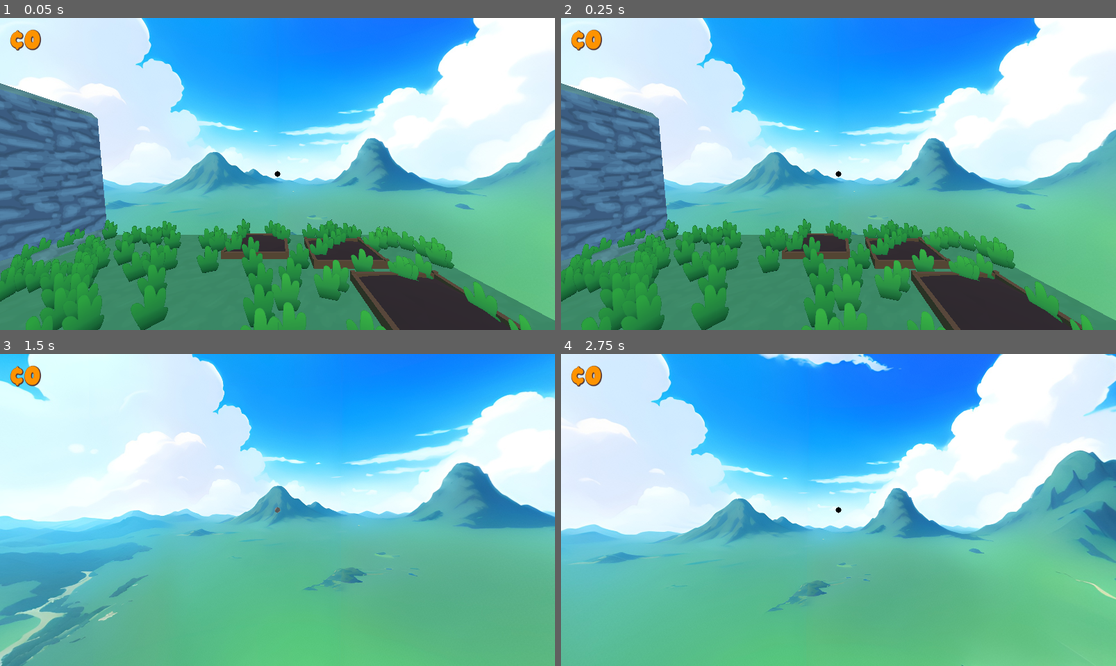
Above: before the commit, frames 1-4 (two rows, left to right).
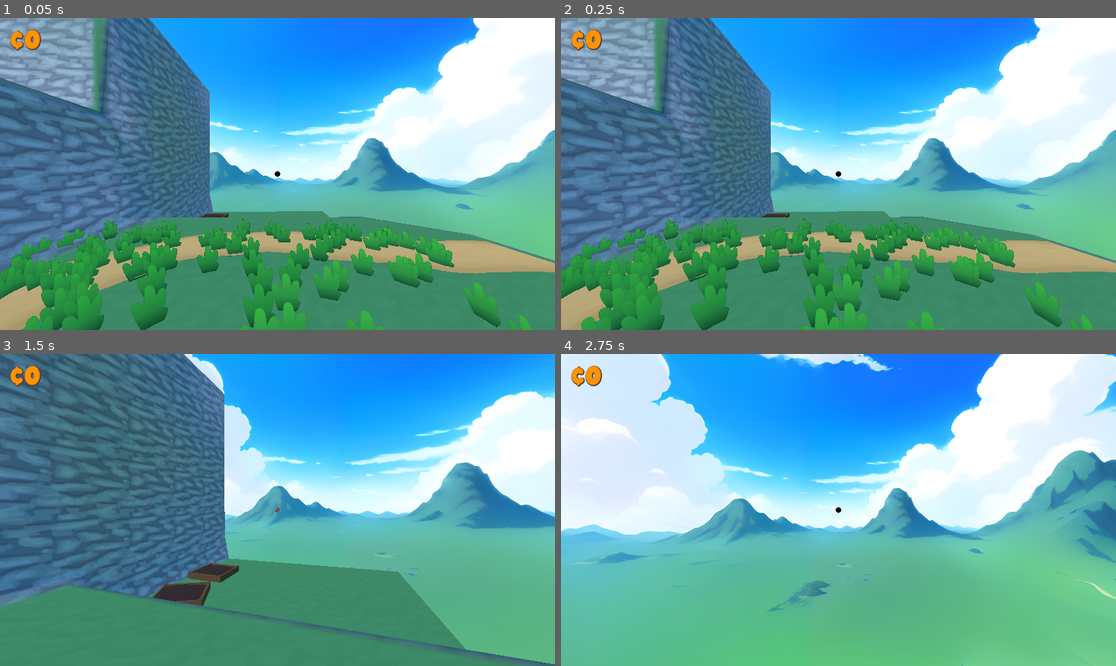
Above: after the commit, the same moments.

Repository: dairycultist/New-Hand-in-Mootown
Game: Godot game, scene res://world/world.tscn
Two runs of this game, one before a commit and one after it. Both use one fixed random seed, a clock stepped at 60 frames per second and the inputs below.
Inputs (mouse positions are in pixels of both pictures, inside the frame that each line leads up to):
- Up to frame 1 (0.05 s): no input
- Up to frame 2 (0.25 s): no input
- Up to frame 3 (1.5 s): tap Enter (ui_accept) at 0.5, 0.77 s; move the mouse to (305, 510) at 0.52 s; hold E (interact) 0.53-1.28 s; hold W (walk_up) from 0.53 s (still down); move the mouse to (249, 510) at 1.27 s; tap E (interact) at 1.35 s
- Up to frame 4 (2.75 s): keep holding W (walk_up); tap Enter (ui_accept) at 1.52 s; move the mouse to (849, 503) at 2.02 s; hold E (interact) from 2.03 s (still down)

The runs differ from the first frame. In frame 1, 30% of the frame differs, in the area x 0-100%, y 0-100%; in frame 2, 29%; in frame 3, 52%; in frame 4, nothing differs.

Commit message:
Start working on map

Diff:
--- /dev/null
+++ b/world/dirt_path.tres
@@ -0,0 +1,10 @@
+[gd_resource type="StandardMaterial3D" load_steps=2 format=3 uid="uid://cmp31ireyeb63"]
+
+[ext_resource type="Texture2D" uid="uid://d23jsur8q522t" path="res://world/dirt_path.png" id="1_jiq4y"]
+
+[resource]
+transparency = 2
+alpha_scissor_threshold = 0.5
+alpha_antialiasing_mode = 0
+albedo_color = Color(0.809254, 0.766608, 0.601378, 1)
+albedo_texture = ExtResource("1_jiq4y")
--- a/world/triplanar.gdshader
+++ b/world/triplanar.gdshader
@@ -12,16 +12,19 @@
 uniform float side_scale = 1.0;
 
 vec3 triplanar_map(vec3 x, vec3 y, vec3 z, vec3 n) {
+
 	n = n*n;
-    return (x*n.x + y*n.y + z*n.z)/(n.x+n.y+n.z);
+    return (x*n.x + y*n.y + z*n.z) / (n.x+n.y+n.z);
 }
 
 void fragment() {
+
 	vec3 world_vertex = (INV_VIEW_MATRIX * vec4(VERTEX, 1.)).xyz;
 	vec3 world_normal = (INV_VIEW_MATRIX * vec4(NORMAL, 0.)).xyz;
 
-	vec3 sides = texture(side_albedo, world_vertex.zy * side_scale).xyz;
+	vec3 sideX = texture(side_albedo, world_vertex.zy * side_scale).xyz;
+	vec3 sideZ = texture(side_albedo, world_vertex.xy * side_scale).xyz;
     vec3 top = texture(top_albedo, world_vertex.xz * top_scale).xyz;
 
-	ALBEDO = triplanar_map(sides, top, sides, world_normal);
+	ALBEDO = triplanar_map(sideX, top, sideZ, world_normal);
 }
--- a/world/world.tscn
+++ b/world/world.tscn
@@ -1,7 +1,8 @@
-[gd_scene load_steps=20 format=3 uid="uid://ids5d4hu0cvp"]
+[gd_scene load_steps=21 format=3 uid="uid://ids5d4hu0cvp"]
 
 [ext_resource type="PackedScene" uid="uid://d3hlmqpkk3nid" path="res://player/player.tscn" id="1_pkg7o"]
-[ext_resource type="Material" uid="uid://coywsghlbjeeu" path="res://world/world.tres" id="2_mad0u"]
+[ext_resource type="Material" uid="uid://coywsghlbjeeu" path="res://world/grass_stone_terrain.tres" id="2_ocfjn"]
+[ext_resource type="Material" uid="uid://cmp31ireyeb63" path="res://world/dirt_path.tres" id="3_dqqhb"]
 [ext_resource type="PackedScene" uid="uid://wqqdplkvrx2k" path="res://objects/static/seed_plot.tscn" id="4_gbfbk"]
 [ext_resource type="ArrayMesh" uid="uid://nfv5vw845bdt" path="res://world/grass.obj" id="4_ioo17"]
 [ext_resource type="Shader" uid="uid://bc6mjtagtwrw1" path="res://world/grass.gdshader" id="4_wse8f"]
@@ -44,10 +45,10 @@
 [node name="Ground" type="StaticBody3D" parent="."]
 
 [node name="Mesh" type="MeshInstance3D" parent="Ground"]
-transform = Transform3D(0.5, 0, 0, 0, 0.5, 0, 0, 0, 0.5, 0, 0, 0)
 mesh = ExtResource("12_k3n1d")
 skeleton = NodePath("../..")
-surface_material_override/0 = ExtResource("2_mad0u")
+surface_material_override/2 = ExtResource("2_ocfjn")
+surface_material_override/3 = ExtResource("3_dqqhb")
 
 [node name="CollisionShape3D" type="CollisionShape3D" parent="Ground"]
 transform = Transform3D(0.5, 0, 0, 0, 0.5, 0, 0, 0, 0.5, 0, 0, 0)
@@ -89,16 +90,16 @@
 transform = Transform3D(1, 0, 0, 0, 1, 0, 0, 0, 1, 1.26191, -2.38419e-07, 3.90114)
 
 [node name="SeedPlot" parent="." instance=ExtResource("4_gbfbk")]
-transform = Transform3D(1, 0, 0, 0, 1, 0, 0, 0, 1, 1.76499, 0.133843, -4.17284)
+transform = Transform3D(1, 0, 0, 0, 1, 0, 0, 0, 1, -1.13026, -0.635814, -10.5318)
 
 [node name="SeedPlot2" parent="." instance=ExtResource("4_gbfbk")]
-transform = Transform3D(1, 0, 0, 0, 1, 0, 0, 0, 1, 3.3414, 0.133843, -3.81108)
+transform = Transform3D(0.894271, 0, 0.447525, 0, 1, 0, -0.447525, 0, 0.894271, -0.806519, -0.614895, -8.63787)
 
 [node name="SeedPlot3" parent="." instance=ExtResource("4_gbfbk")]
-transform = Transform3D(1, 0, 0, 0, 1, 0, 0, 0, 1, 3.7938, 0.133843, -2.28728)
+transform = Transform3D(0.985345, 0, -0.170571, 0, 1, 0, 0.170571, 0, 0.985345, 4.19971, 0.133843, 3.77414)
 
 [node name="SeedPlot4" parent="." instance=ExtResource("4_gbfbk")]
-transform = Transform3D(1, 0, 0, 0, 1, 0, 0, 0, 1, 4.01595, 0.133843, -0.602133)
+transform = Transform3D(1, 0, 0, 0, 1, 0, 0, 0, 1, 5.87173, 0.133843, 3.89022)
 
 [node name="MilkBottle" parent="." instance=ExtResource("11_ic0uy")]
 transform = Transform3D(1, 0, 0, 0, 1, 0, 0, 0, 1, 0.246898, 0.3, 2.25605)
Binary file added: world/dirt_path.png
Not shown, added: world/dirt_path.png.import
Not shown: 1 places in world/grass_stone_terrain.tres that only renumber resources
Not shown, changed: world/world.mtl
Not shown, changed: world/world.obj
